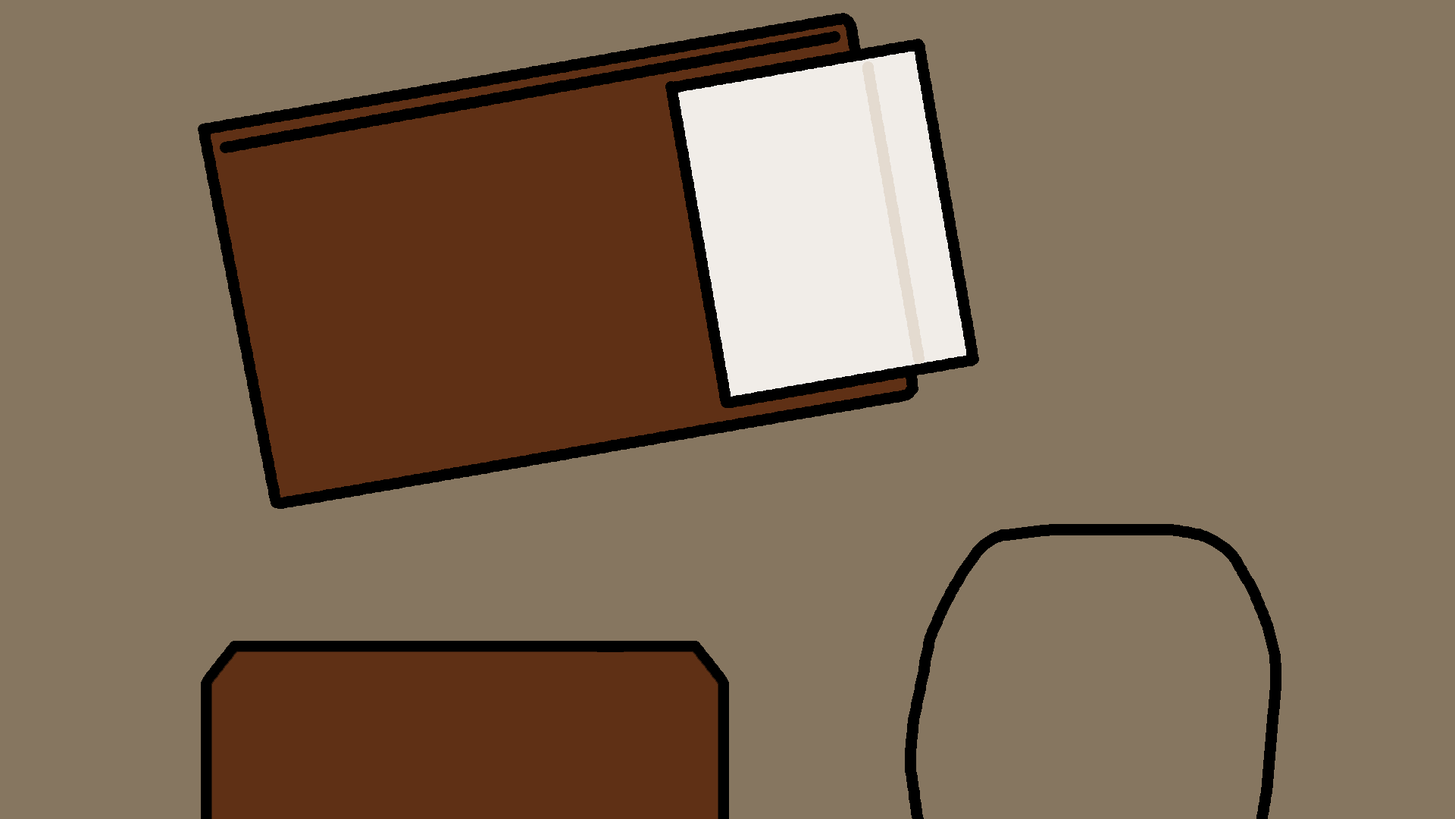
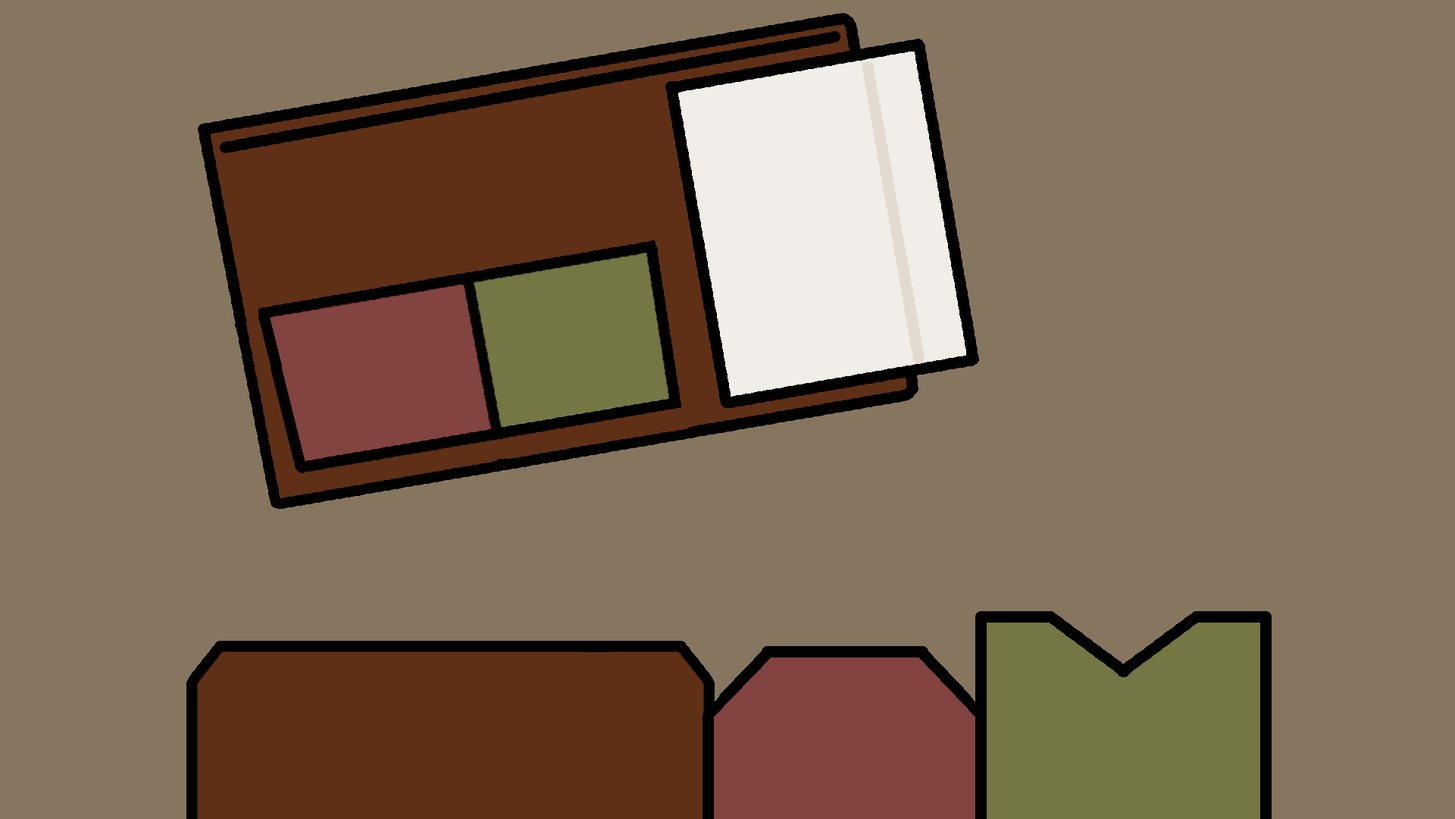
Revision of a layered (1455, 819) image; what changed, layer by layer:
renamed "Layer 16" to "Layer 18", painted on it over [186, 235, 1282, 819]
